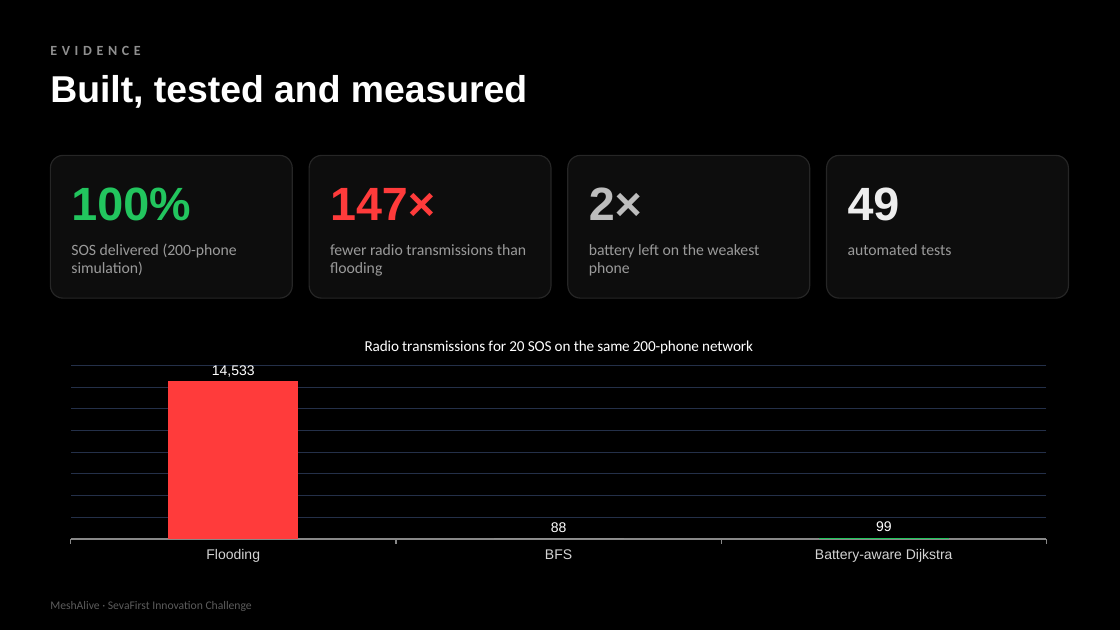
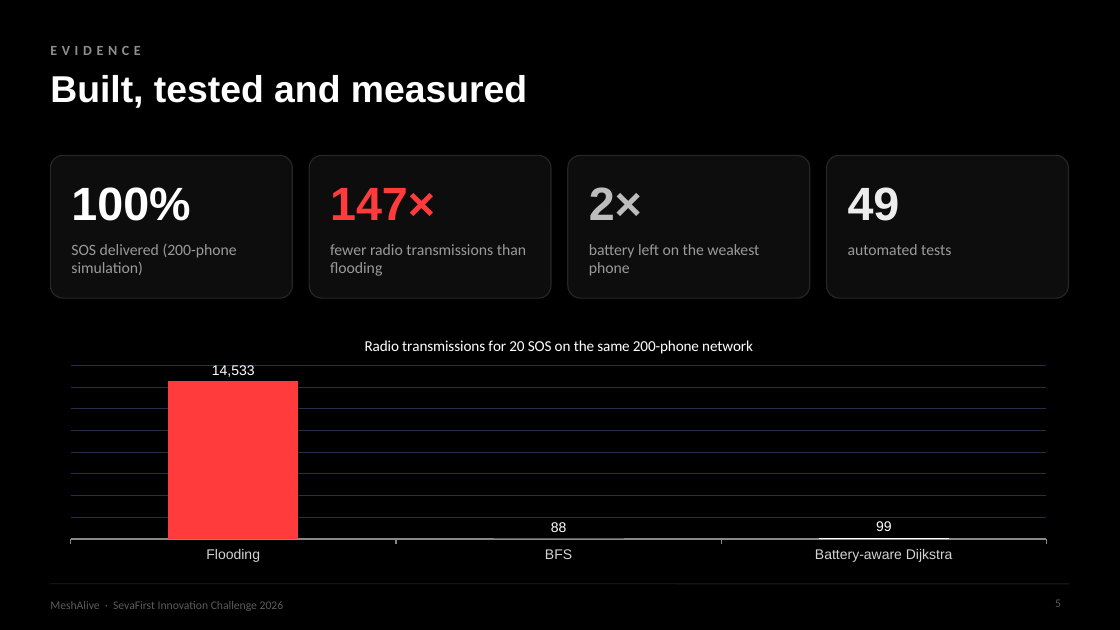
Before and after one commit to yogeshwardev/MESHALIVE-, a slide deck: slide 5 of submission/MeshAlive_Pitch_6_Slides.pptx. Drawn at 1120x630 pixels with LibreOffice and Linux fonts; fonts in the diff are those of the drawing. Boxes give left, top, right and bottom in pixels: in the first picture for what was removed or moved away, otherwise in the second. Text is boxed around its words. In the diff, an @@ line names an element or a change of style, - is before the commit and + after.

```diff
--- a/submission/MeshAlive_Pitch_6_Slides.pptx
+++ b/submission/MeshAlive_Pitch_6_Slides.pptx
@@ text "100%" at (71,187,190,221): text colour #22C55E to #FFFFFF @@
@@ column chart at (50,323,1067,567) @@
@@ colours of single points changed @@
@@ line added from (50, 584) to (1070, 584), #1F1F1F 0.75 pt @@
@@ page number added at (1055,599,1061,607), 10 pt, text #5C5C5C @@
+5
@@ text at (50,601,284,611): text changed @@
-MeshAlive · SevaFirst Innovation Challenge
+MeshAlive · SevaFirst Innovation Challenge 2026
```
Also in this commit, not shown: 5 other slides changed, 9 other files.
